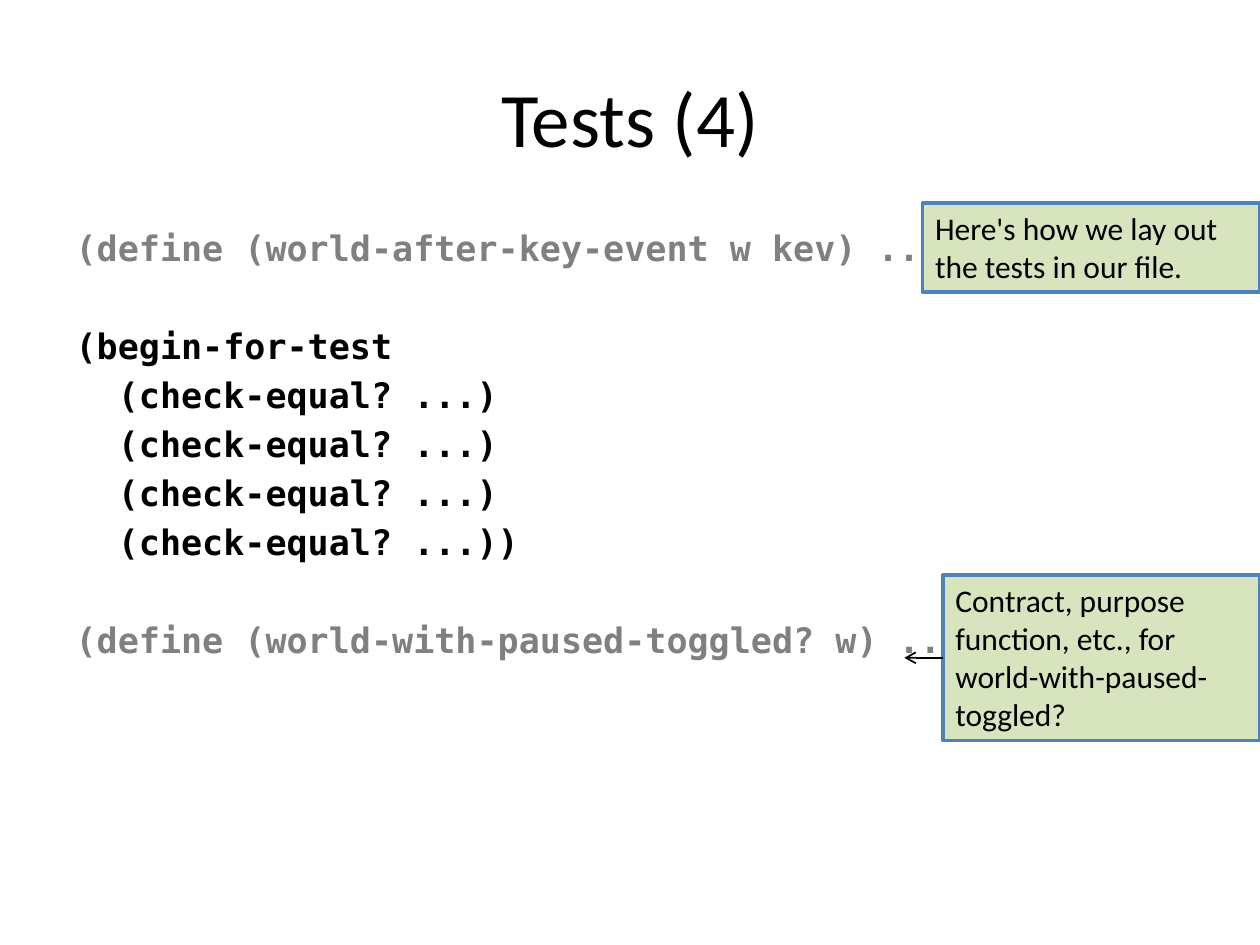
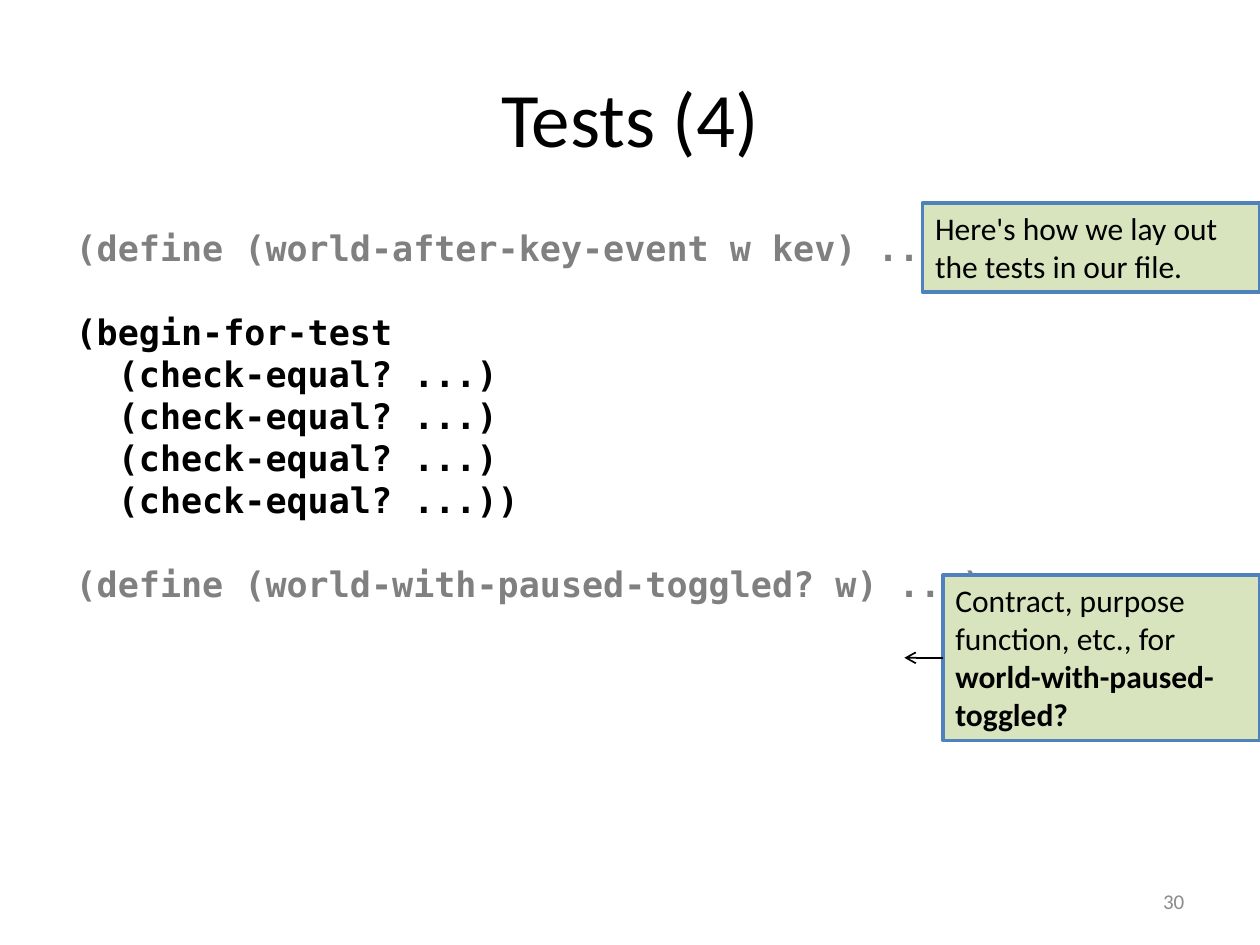
Before and after one commit to mwand/cs5010f16, a slide deck: slide 30 of Slides/Lesson 3.1 Introduction to Universe Programs.pptx (slide 29 before the commit). Drawn at 1260x945 pixels with LibreOffice and Linux fonts; fonts in the diff are those of the drawing. Boxes give left, top, right and bottom in pixels: in the first picture for what was removed or moved away, otherwise in the second. Text is boxed around its words. In the diff, an @@ line names an element or a change of style, - is before the commit and + after.

```diff
--- a/Slides/Lesson 3.1 Introduction to Universe Programs.pptx
+++ b/Slides/Lesson 3.1 Introduction to Universe Programs.pptx
@@ text "(define (world-after-key-event w kev) ...)" at (x1=76, y1=233, x2=877, y2=604): less space between paragraphs @@
@@ rectangle "Contract, purpose function, etc., for ..." at (x1=942, y1=575, x2=1260, y2=740): bold on in "world-with-paused-toggled?" @@
@@ page number added at (x1=1163, y1=895, x2=1184, y2=909), 12 pt, text #8C8C8C @@
+30
```
Also in this commit, not shown: 40 other slides changed, 1 slide added, 10 other files.
